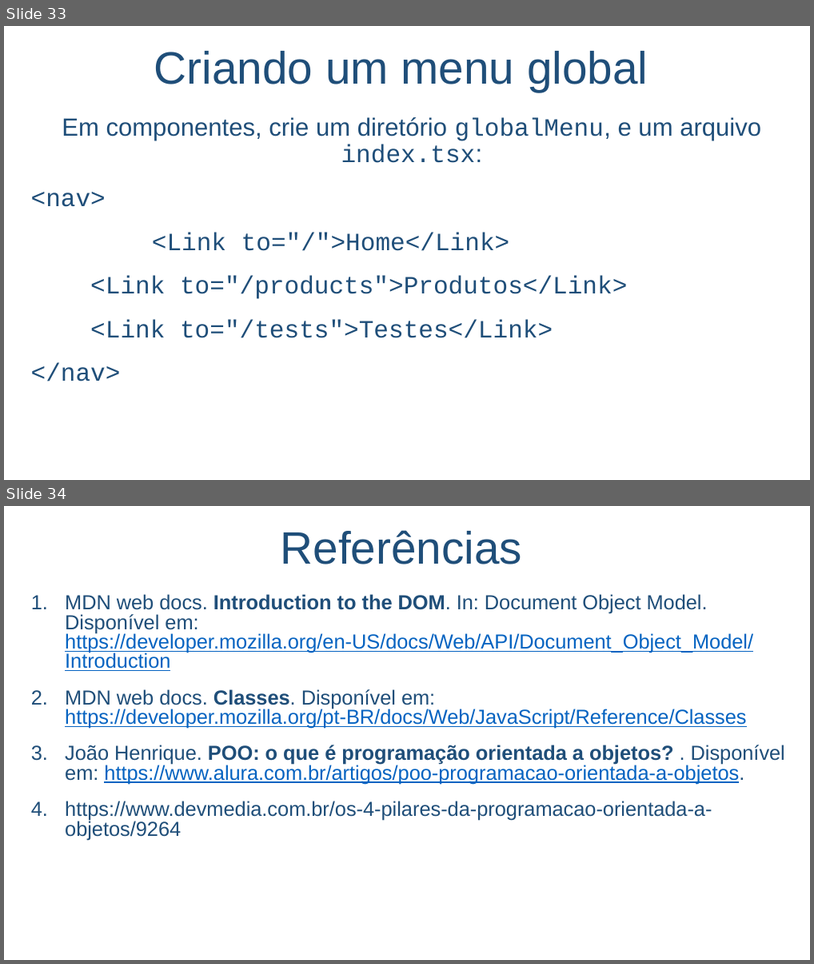
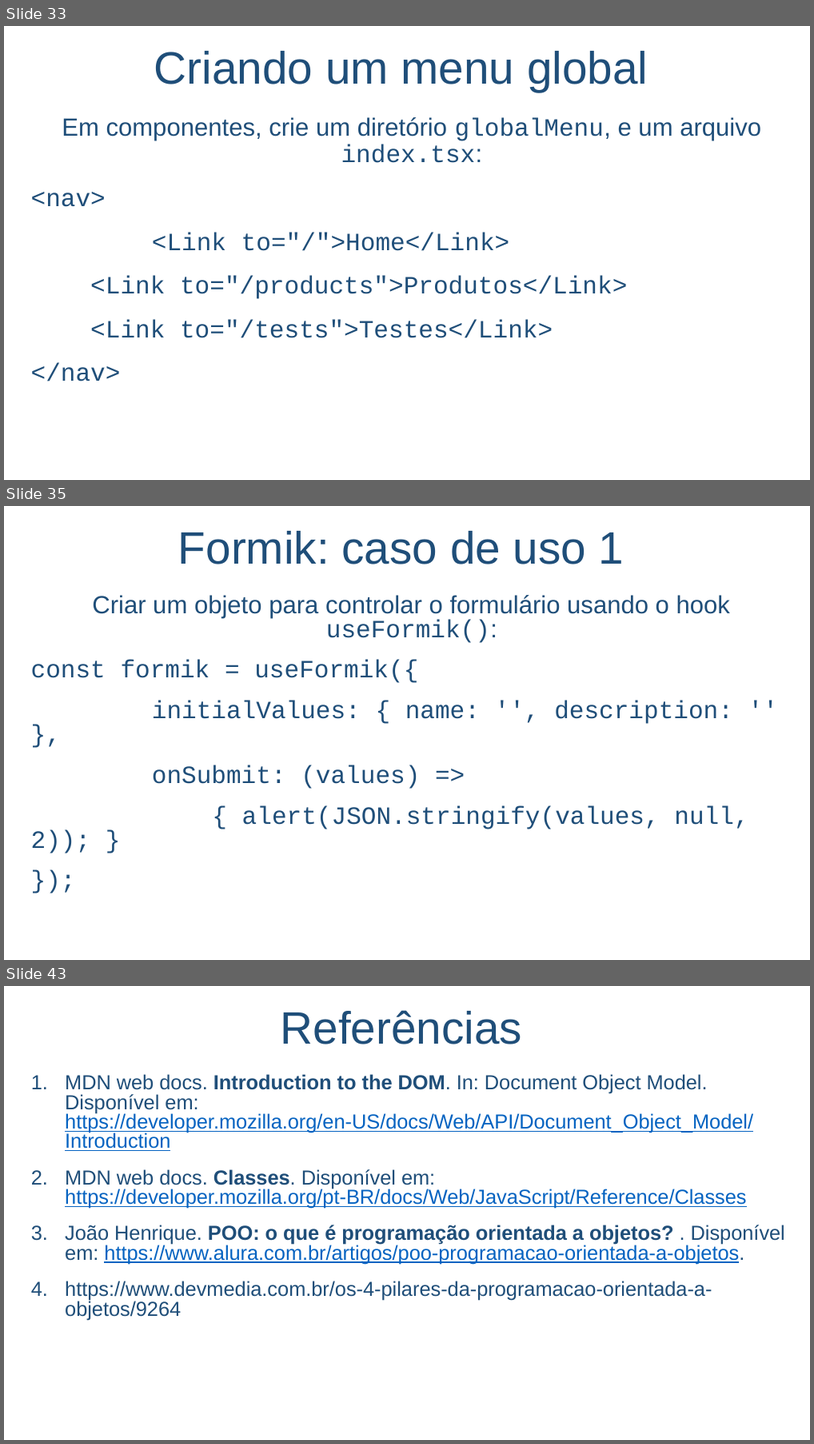
Before and after one commit to salmo-jr/public-slides, a slide deck: React.pptx. Shown one above the other, each under a label of ours: slides 33 and 34 before the commit, slides 33, 35 and 43 after it; the slides between them are not shown. The pictures are 814x964 and 814x1444 pixels, drawn with LibreOffice and Linux fonts; fonts in the diff are those of the drawing; background and template pictures are left out. Boxes give left, top, right and bottom in pixels: in the first picture for what was removed or moved away, otherwise in the second. Text is boxed around its words. In the diff, an @@ line names an element or a change of style, - is before the commit and + after.

```diff
--- a/React.pptx
+++ b/React.pptx
@@ slide 35 added at (x1=4, y1=506, x2=810, y2=960), background picture (left out) @@
@@ text added at (x1=178, y1=531, x2=625, y2=564), 54 pt, text #1F4E79 @@
+Formik: caso de uso 1
@@ text added at (x1=31, y1=595, x2=749, y2=829), 29.6 pt, text #1F4E79 @@
+Criar um objeto para controlar o formulário usando o hook useFormik():
+const formik = useFormik({
+initialValues: { name: '', description: '' },
+onSubmit: (values) =>
+{ alert(JSON.stringify(values, null, 2)); }
+});
@@ what was slide 34 is now slide 43 @@
```
Also in this commit, not shown: 1 slide changed, 8 other slides added, 1 other file.
